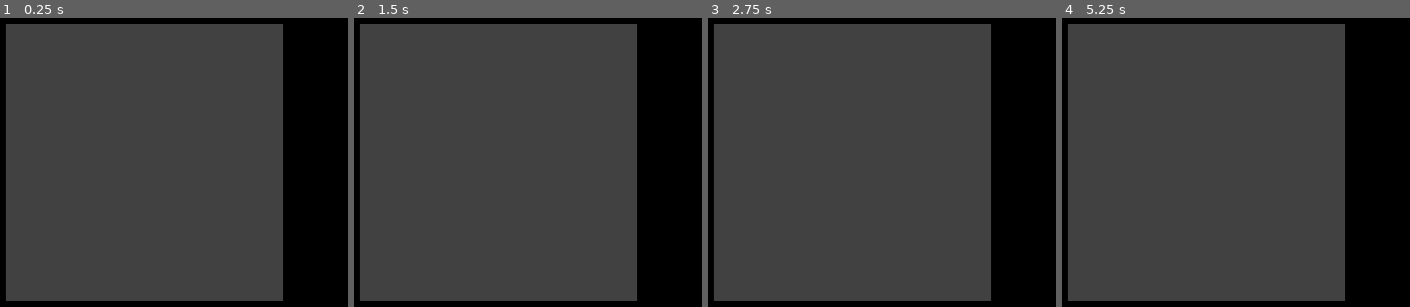
Above: before the commit, frames 1-4 (left to right).
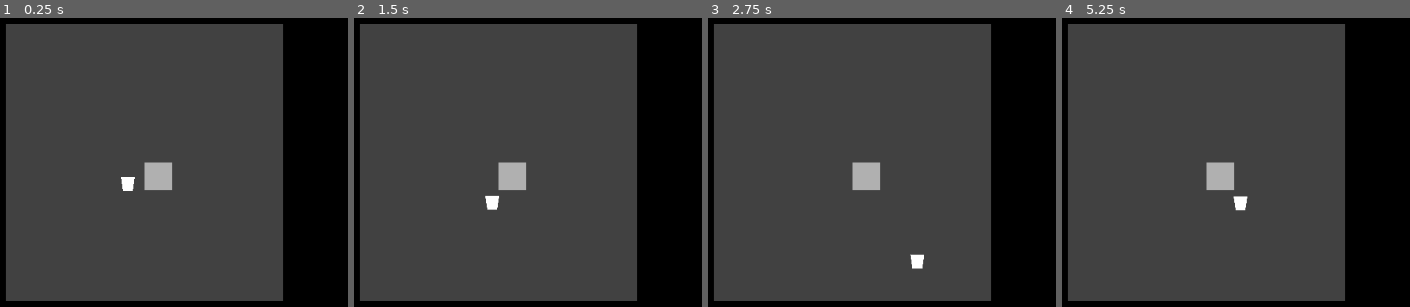
Above: after the commit, the same moments.

Repository: hexagonhexagon/saw-game
Game: Godot game, scene res://main.tscn
The game is run twice, just before and just after one commit, with the same random seed, the same clock (stepped at 60 frames per second) and the same inputs.
Inputs:
- Up to frame 1 (0.25 s): no input
- Up to frame 2 (1.5 s): tap Enter at 0.5 s; hold D (move_right, bound only after the commit) 0.53-1.28 s; tap Space at 1.25 s; hold S (move_down, bound only after the commit) from 1.28 s (still down)
- Up to frame 3 (2.75 s): release S (move_down, bound only after the commit) at 2.03 s; hold D (move_right, bound only after the commit) from 2.03 s (still down)
- Up to frame 4 (5.25 s): release D (move_right, bound only after the commit) at 2.78 s; hold W (move_up, bound only after the commit) 2.78-3.53 s; hold A (move_left, bound only after the commit) 3.53-5.03 s; tap Enter at 4.25 s; tap Space at 5 s; hold S (move_down, bound only after the commit) from 5.03 s (still down)

The runs differ from the first frame. In frame 1, 1.0% of the frame differs, in the area x 34-50%, y 49-60%; in frame 2, 1.0%; in frame 3, 1.0%, in the area x 41-63%, y 49-87%; in frame 4, 1.0%.

Commit message:
basic character controls + test wall

Diff:
--- a/main.tscn
+++ b/main.tscn
@@ -1,6 +1,14 @@
-[gd_scene format=3 uid="uid://fnk7pamkko1x"]
+[gd_scene load_steps=4 format=3 uid="uid://fnk7pamkko1x"]
 
-[node name="Node2D" type="Control"]
+[ext_resource type="Script" uid="uid://bur8dgbwh74kp" path="res://player.gd" id="1_ig7tw"]
+
+[sub_resource type="CircleShape2D" id="CircleShape2D_ig7tw"]
+radius = 9.0
+
+[sub_resource type="RectangleShape2D" id="RectangleShape2D_0xm2m"]
+size = Vector2(40, 40)
+
+[node name="Root" type="Control"]
 layout_mode = 3
 anchors_preset = 15
 anchor_right = 1.0
@@ -25,7 +33,17 @@
 grow_vertical = 2
 color = Color(0, 0, 0, 1)
 
-[node name="ColorRect" type="ColorRect" parent="UiRoot"]
+[node name="Arena" type="Control" parent="."]
+layout_mode = 1
+anchors_preset = 8
+anchor_left = 0.5
+anchor_top = 0.5
+anchor_right = 0.5
+anchor_bottom = 0.5
+grow_horizontal = 2
+grow_vertical = 2
+
+[node name="ColorRect" type="ColorRect" parent="Arena"]
 layout_mode = 1
 anchors_preset = 8
 anchor_left = 0.5
@@ -39,3 +57,29 @@
 grow_horizontal = 2
 grow_vertical = 2
 color = Color(0.25323758, 0.25323758, 0.25323755, 1)
+
+[node name="Player" type="CharacterBody2D" parent="Arena"]
+position = Vector2(-24, 31)
+script = ExtResource("1_ig7tw")
+speed = 150.0
+metadata/_edit_group_ = true
+
+[node name="Polygon2D" type="Polygon2D" parent="Arena/Player"]
+polygon = PackedVector2Array(-10, -10, -7, 10, 7, 10, 10, -10)
+uv = PackedVector2Array(-6.666626, -72.666664, 69.333374, -76.666664, 45.333374, -2, -8, -72.666664)
+polygons = [PackedInt32Array(0, 1, 2, 3)]
+internal_vertex_count = 3
+
+[node name="PlayerCollision" type="CollisionShape2D" parent="Arena/Player"]
+shape = SubResource("CircleShape2D_ig7tw")
+
+[node name="Wall" type="StaticBody2D" parent="Arena"]
+
+[node name="ColorRect" type="ColorRect" parent="Arena/Wall"]
+offset_right = 40.0
+offset_bottom = 40.0
+color = Color(0.68859524, 0.6885953, 0.6885953, 1)
+
+[node name="CollisionShape2D" type="CollisionShape2D" parent="Arena/Wall"]
+position = Vector2(20, 20)
+shape = SubResource("RectangleShape2D_0xm2m")
--- /dev/null
+++ b/player.gd
@@ -0,0 +1,26 @@
+extends CharacterBody2D
+
+@export var speed: float = 10.0
+var move_input_direction: Vector2i = Vector2i.ZERO
+var cursor_position: Vector2
+
+func _ready() -> void:
+	pass
+
+func _physics_process(delta: float) -> void:
+	if move_input_direction != Vector2i.ZERO:
+		var move_amount: Vector2 = move_input_direction * speed
+		velocity = move_amount
+		move_and_slide()
+
+
+func _process(delta: float) -> void:
+	move_input_direction = Vector2i.ZERO
+	if Input.is_action_pressed("move_right"):
+		move_input_direction.x += 1
+	if Input.is_action_pressed("move_left"):
+		move_input_direction.x -= 1
+	if Input.is_action_pressed("move_down"):
+		move_input_direction.y += 1
+	if Input.is_action_pressed("move_up"):
+		move_input_direction.y -= 1
--- a/project.godot
+++ b/project.godot
@@ -14,3 +14,45 @@
 run/main_scene="uid://fnk7pamkko1x"
 config/features=PackedStringArray("4.5", "Forward Plus")
 config/icon="res://icon.svg"
+
+[input]
+
+move_up={
+"deadzone": 0.0,
+"events": [Object(InputEventKey,"resource_local_to_scene":false,"resource_name":"","device":0,"window_id":0,"alt_pressed":false,"shift_pressed":false,"ctrl_pressed":false,"meta_pressed":false,"pressed":false,"keycode":0,"physical_keycode":87,"key_label":0,"unicode":0,"location":0,"echo":false,"script":null)
+, Object(InputEventKey,"resource_local_to_scene":false,"resource_name":"","device":0,"window_id":0,"alt_pressed":false,"shift_pressed":false,"ctrl_pressed":false,"meta_pressed":false,"pressed":false,"keycode":0,"physical_keycode":4194320,"key_label":0,"unicode":0,"location":0,"echo":false,"script":null)
+]
+}
+move_left={
+"deadzone": 0.2,
+"events": [Object(InputEventKey,"resource_local_to_scene":false,"resource_name":"","device":-1,"window_id":0,"alt_pressed":false,"shift_pressed":false,"ctrl_pressed":false,"meta_pressed":false,"pressed":false,"keycode":0,"physical_keycode":65,"key_label":0,"unicode":97,"location":0,"echo":false,"script":null)
+, Object(InputEventKey,"resource_local_to_scene":false,"resource_name":"","device":-1,"window_id":0,"alt_pressed":false,"shift_pressed":false,"ctrl_pressed":false,"meta_pressed":false,"pressed":false,"keycode":0,"physical_keycode":4194319,"key_label":0,"unicode":0,"location":0,"echo":false,"script":null)
+]
+}
+move_down={
+"deadzone": 0.2,
+"events": [Object(InputEventKey,"resource_local_to_scene":false,"resource_name":"","device":-1,"window_id":0,"alt_pressed":false,"shift_pressed":false,"ctrl_pressed":false,"meta_pressed":false,"pressed":false,"keycode":0,"physical_keycode":83,"key_label":0,"unicode":115,"location":0,"echo":false,"script":null)
+, Object(InputEventKey,"resource_local_to_scene":false,"resource_name":"","device":-1,"window_id":0,"alt_pressed":false,"shift_pressed":false,"ctrl_pressed":false,"meta_pressed":false,"pressed":false,"keycode":0,"physical_keycode":4194322,"key_label":0,"unicode":0,"location":0,"echo":false,"script":null)
+]
+}
+move_right={
+"deadzone": 0.2,
+"events": [Object(InputEventKey,"resource_local_to_scene":false,"resource_name":"","device":-1,"window_id":0,"alt_pressed":false,"shift_pressed":false,"ctrl_pressed":false,"meta_pressed":false,"pressed":false,"keycode":0,"physical_keycode":68,"key_label":0,"unicode":100,"location":0,"echo":false,"script":null)
+, Object(InputEventKey,"resource_local_to_scene":false,"resource_name":"","device":-1,"window_id":0,"alt_pressed":false,"shift_pressed":false,"ctrl_pressed":false,"meta_pressed":false,"pressed":false,"keycode":0,"physical_keycode":4194321,"key_label":0,"unicode":0,"location":0,"echo":false,"script":null)
+]
+}
+shoot={
+"deadzone": 0.2,
+"events": [Object(InputEventMouseButton,"resource_local_to_scene":false,"resource_name":"","device":-1,"window_id":0,"alt_pressed":false,"shift_pressed":false,"ctrl_pressed":false,"meta_pressed":false,"button_mask":1,"position":Vector2(258, 15),"global_position":Vector2(265, 52),"factor":1.0,"button_index":1,"canceled":false,"pressed":true,"double_click":false,"script":null)
+]
+}
+catch={
+"deadzone": 0.2,
+"events": [Object(InputEventMouseButton,"resource_local_to_scene":false,"resource_name":"","device":-1,"window_id":0,"alt_pressed":false,"shift_pressed":false,"ctrl_pressed":false,"meta_pressed":false,"button_mask":2,"position":Vector2(246, 11),"global_position":Vector2(253, 48),"factor":1.0,"button_index":2,"canceled":false,"pressed":true,"double_click":false,"script":null)
+]
+}
+dash={
+"deadzone": 0.2,
+"events": [Object(InputEventKey,"resource_local_to_scene":false,"resource_name":"","device":-1,"window_id":0,"alt_pressed":false,"shift_pressed":false,"ctrl_pressed":false,"meta_pressed":false,"pressed":false,"keycode":0,"physical_keycode":4194325,"key_label":0,"unicode":0,"location":0,"echo":false,"script":null)
+]
+}
Not shown, added: player.gd.uid
